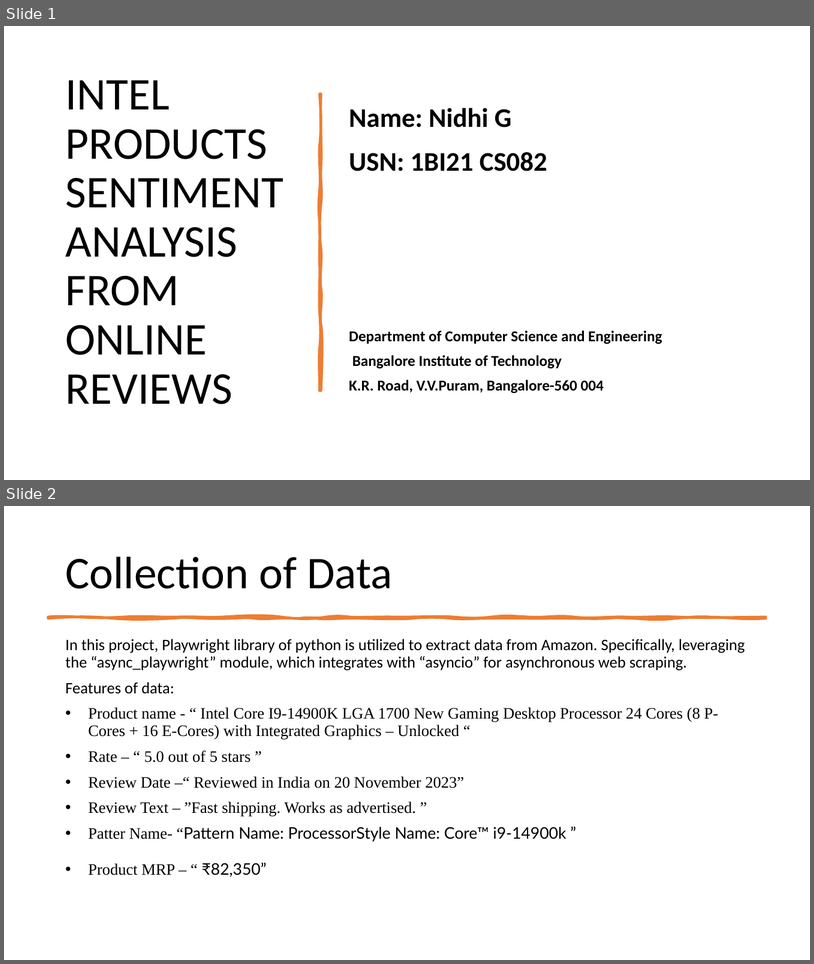
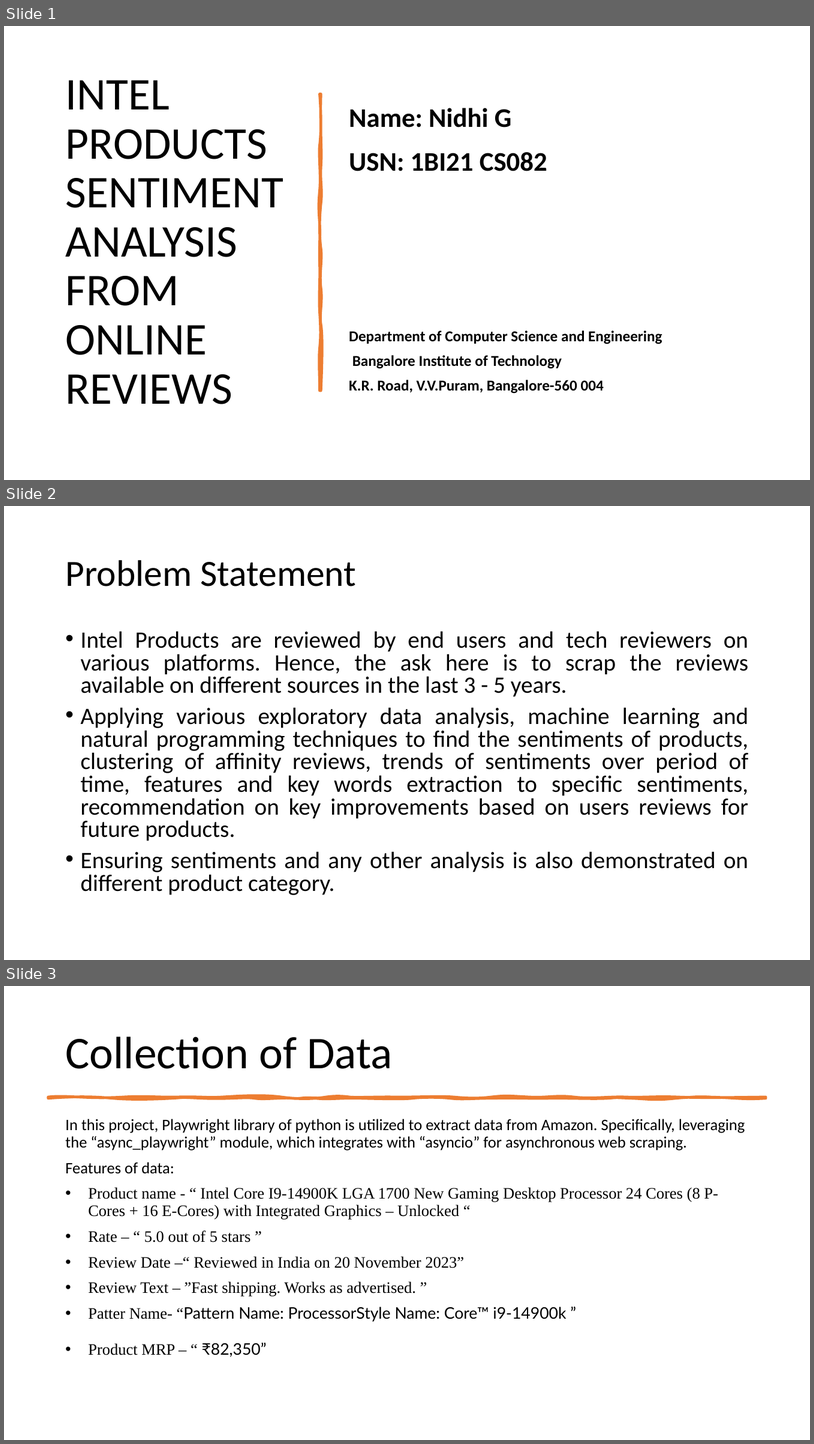
Before and after one commit to nidhig77/Intel-Reviews-Sentiment-Analysis, a slide deck: Sentiment analysis- Nidhi.pptx. Shown one above the other, each under a label of ours: slides 1 and 2 before the commit, slides 1, 2 and 3 after it. The pictures are 814x964 and 814x1444 pixels, drawn with LibreOffice and Linux fonts; fonts in the diff are those of the drawing. Boxes give left, top, right and bottom in pixels: in the first picture for what was removed or moved away, otherwise in the second. Text is boxed around its words. In the diff, an @@ line names an element or a change of style, - is before the commit and + after.

Commit message:
changed ppt content

```diff
--- a/Sentiment analysis- Nidhi.pptx
+++ b/Sentiment analysis- Nidhi.pptx
@@ slide 2 added at [4,506,810,960], background #FFFFFF @@
@@ title added at [65,560,356,586], 44 pt, text #000000 @@
+Problem Statement
@@ text added at [81,631,749,895], 28 pt, text #000000 @@
+• Intel Products are reviewed by end users and tech reviewers on various platforms. Hence, the ask here is to scrap the reviews available on different sources in the last 3 - 5 years.
+• Applying various exploratory data analysis, machine learning and natural programming techniques to find the sentiments of products, clustering of affinity reviews, trends of sentiments over period of time, features and key words extraction to specific sentiments, recommendation on key improvements based on users reviews for future products.
+• Ensuring sentiments and any other analysis is also demonstrated on different product category.
@@ what was slide 2 is now slide 3 @@
```
Also in this commit, not shown: 1 other file.
